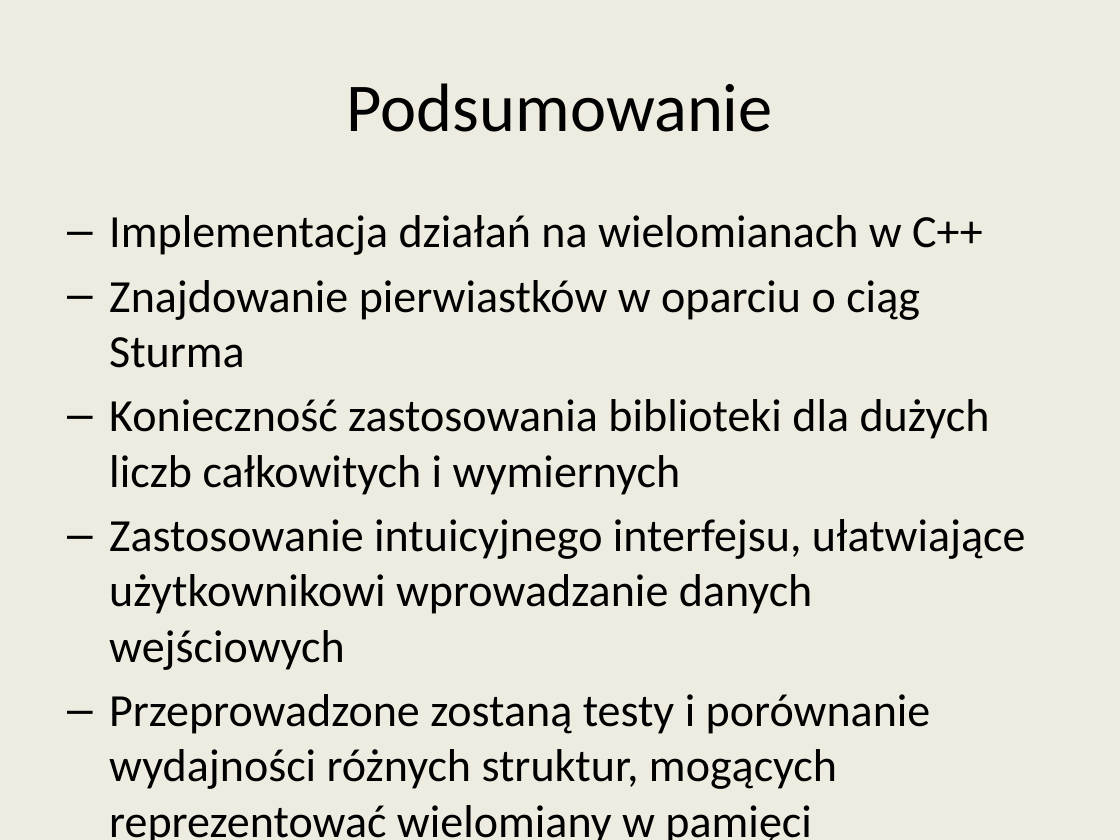
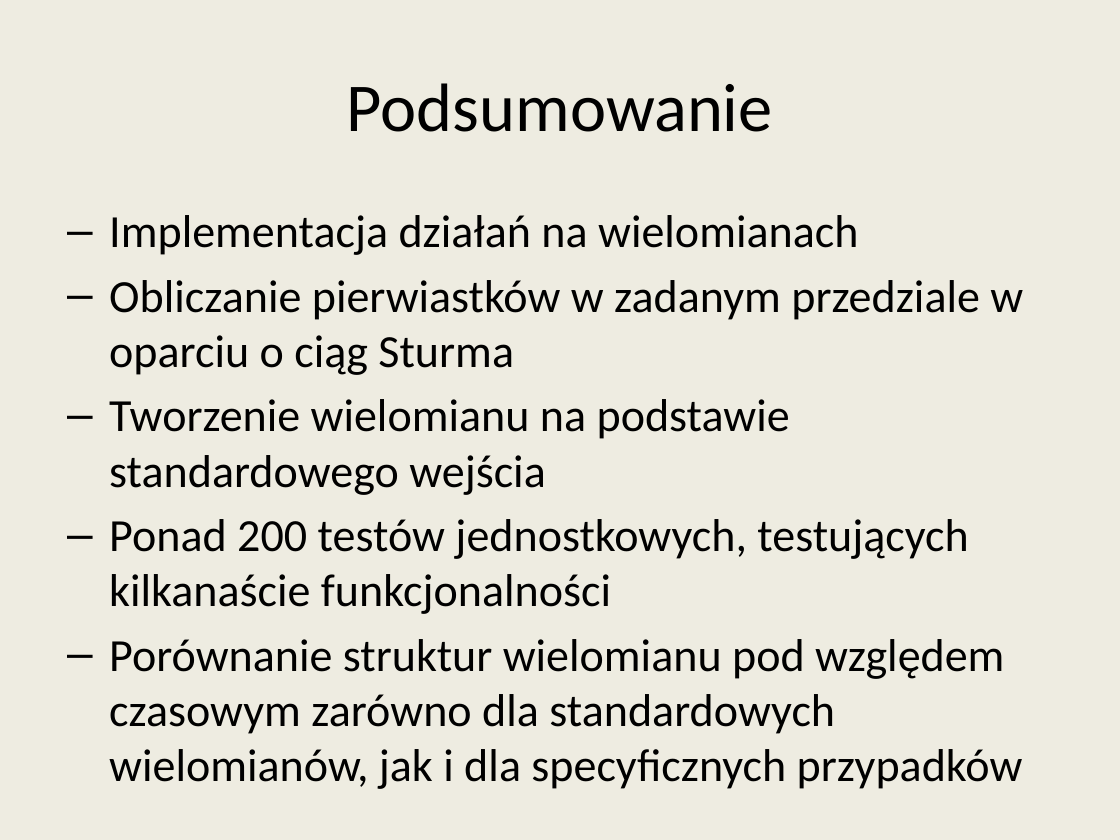
Before and after one commit to wojtekpas/PracaMagisterska, a slide deck: slide 18 of Praca/Seminarium/seminarium_prez2.pptx (slide 17 before the commit). Drawn at 1120x840 pixels with LibreOffice and Linux fonts; fonts in the diff are those of the drawing. Boxes give left, top, right and bottom in pixels: in the first picture for what was removed or moved away, otherwise in the second. Text is boxed around its words. In the diff, an @@ line names an element or a change of style, - is before the commit and + after.

```diff
--- a/Praca/Seminarium/seminarium_prez2.pptx
+++ b/Praca/Seminarium/seminarium_prez2.pptx
@@ text at [109, 215, 1023, 789]: text changed @@
-‒ Implementacja działań na wielomianach w C++
-‒ Znajdowanie pierwiastków w oparciu o ciąg Sturma
-‒ Konieczność zastosowania biblioteki dla dużych liczb całkowitych i wymiernych
-‒ Zastosowanie intuicyjnego interfejsu, ułatwiające użytkownikowi wprowadzanie danych wejściowych
-‒ Przeprowadzone zostaną testy i porównanie wydajności różnych struktur, mogących reprezentować wielomiany w pamięci
+‒ Implementacja działań na wielomianach
+‒ Obliczanie pierwiastków w zadanym przedziale w oparciu o ciąg Sturma
+‒ Tworzenie wielomianu na podstawie standardowego wejścia
+‒ Ponad 200 testów jednostkowych, testujących kilkanaście funkcjonalności
+‒ Porównanie struktur wielomianu pod względem czasowym zarówno dla standardowych wielomianów, jak i dla specyficznych przypadków
```
Also in this commit, not shown: 1 slide added.
